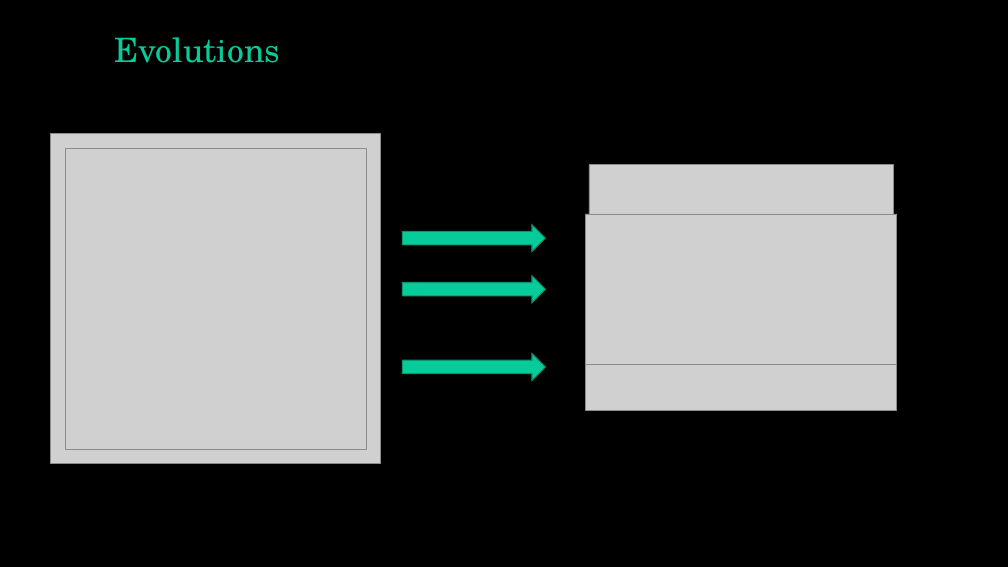
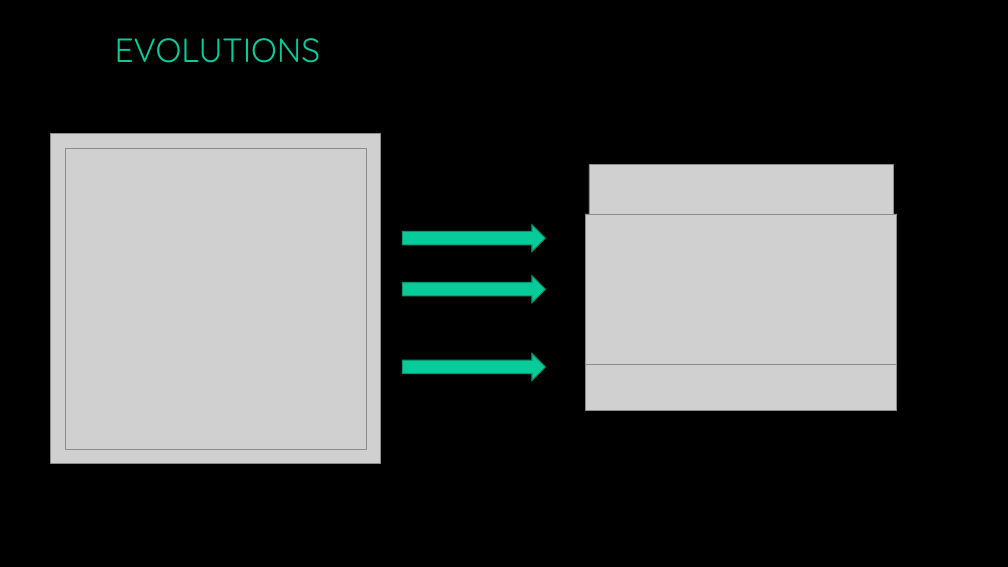
Before and after one commit to Sheronne/Projet-Web, a slide deck: slide 12 of Projet_Website_VueJS.pptx. Drawn at 1008x567 pixels with LibreOffice and Linux fonts; fonts in the diff are those of the drawing; grey boxes stand for pictures; background and template pictures are left out. Boxes give left, top, right and bottom in pixels: in the first picture for what was removed or moved away, otherwise in the second. Text is boxed around its words. In the diff, an @@ line names an element or a change of style, - is before the commit and + after.

```diff
--- a/Projet_Website_VueJS.pptx
+++ b/Projet_Website_VueJS.pptx
@@ text at box(115, 38, 321, 63): text changed; font TeX Gyre Schola to Quicksand @@
-Evolutions
+EVOLUTIONS
```
Also in this commit, not shown: 12 other slides changed.
